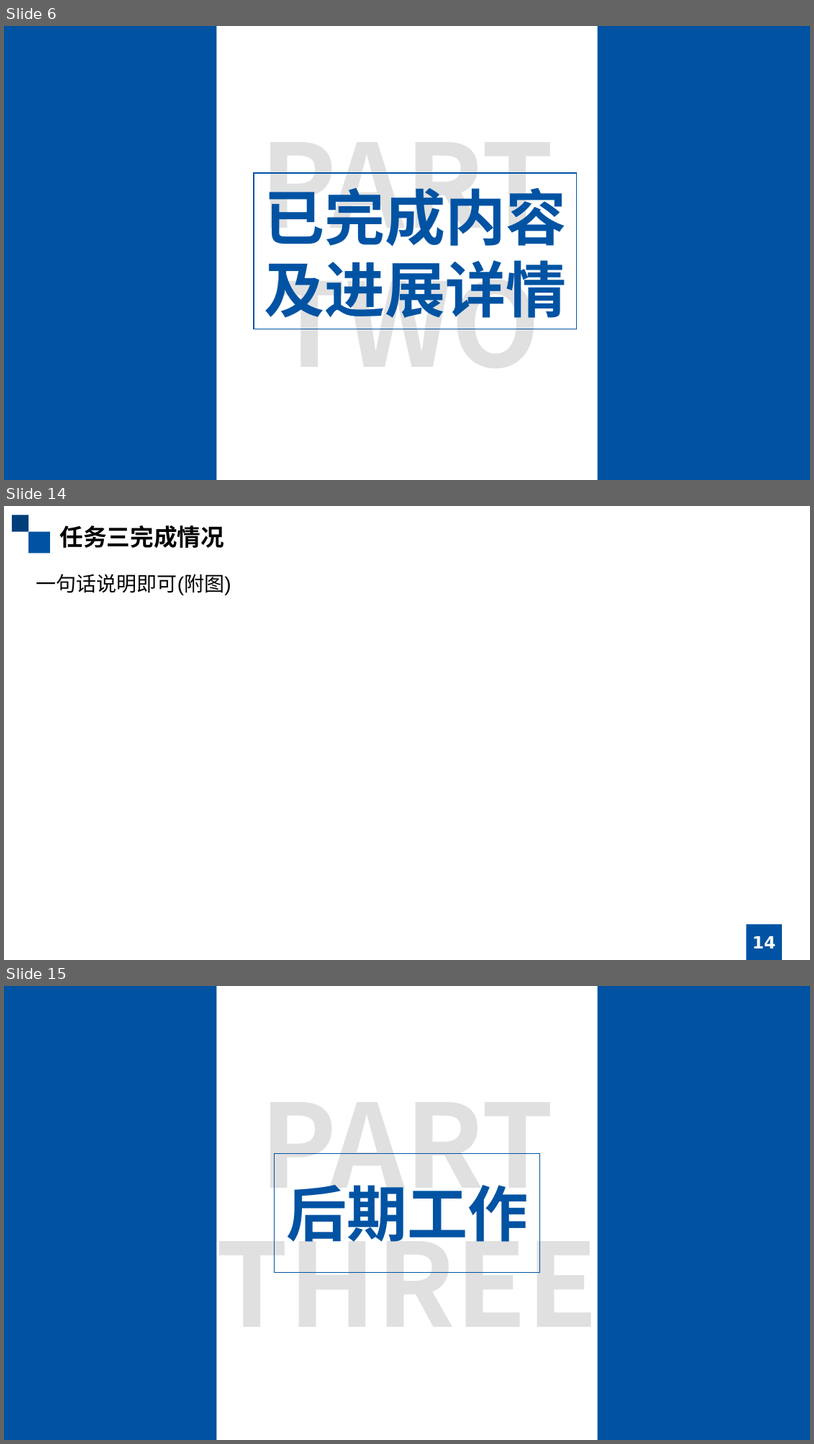
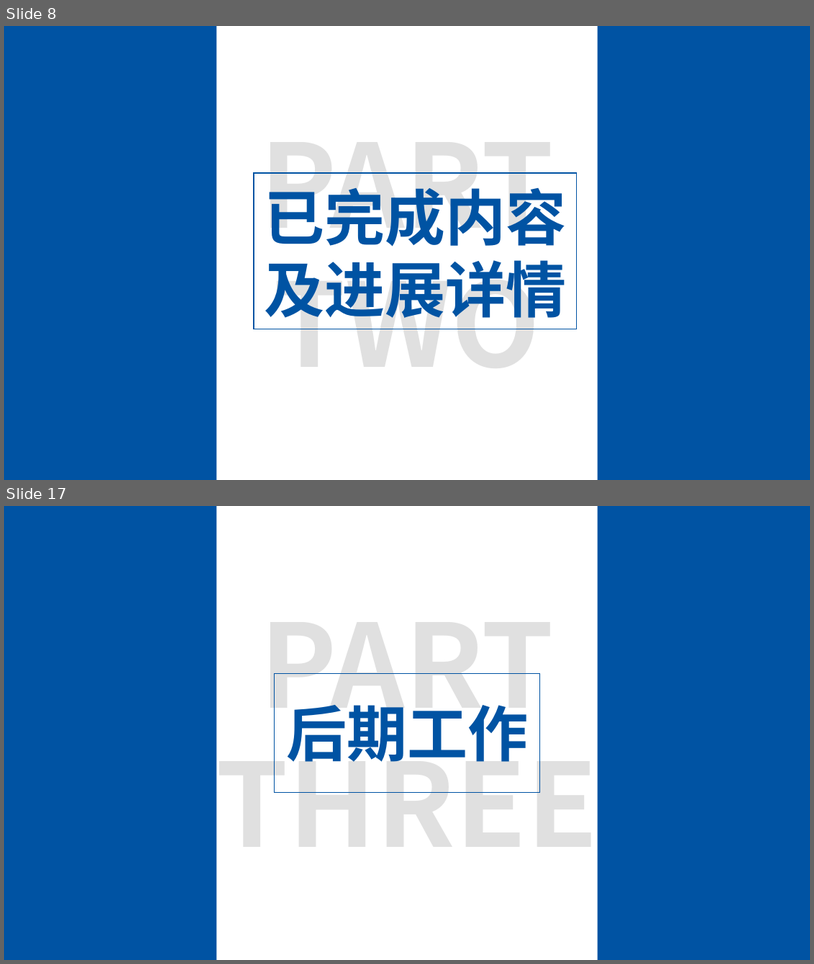
Before and after one commit to GRHun/SBoxDetection, a slide deck: doc/中期答辩.pptx. Shown one above the other, each under a label of ours: slides 6, 14 and 15 before the commit, slides 8 and 17 after it; the slides between them are not shown. The pictures are 814x1444 and 814x964 pixels, drawn with LibreOffice and Linux fonts; fonts in the diff are those of the drawing. Boxes give left, top, right and bottom in pixels: in the first picture for what was removed or moved away, otherwise in the second. Text is boxed around its words. In the diff, an @@ line names an element or a change of style, - is before the commit and + after.

```diff
--- a/doc/中期答辩.pptx
+++ b/doc/中期答辩.pptx
@@ slide 14 removed at [4,506,810,960], background #FFFFFF @@
@@ rectangle removed at [12,515,28,532] @@
@@ text removed at [60,525,224,548] @@
-任务三完成情况
@@ rectangle removed at [28,531,50,553] @@
@@ text removed at [36,574,232,595] @@
-一句话说明即可(附图)
@@ rectangle removed at [747,924,782,960] @@
@@ page number removed at [753,936,776,948] @@
-14
@@ what was slide 6 is now slide 8 @@
@@ what was slide 15 is now slide 17 @@
```
Also in this commit, not shown: 8 slides changed, 5 slides added, 2 other slides removed, 7 other files.
